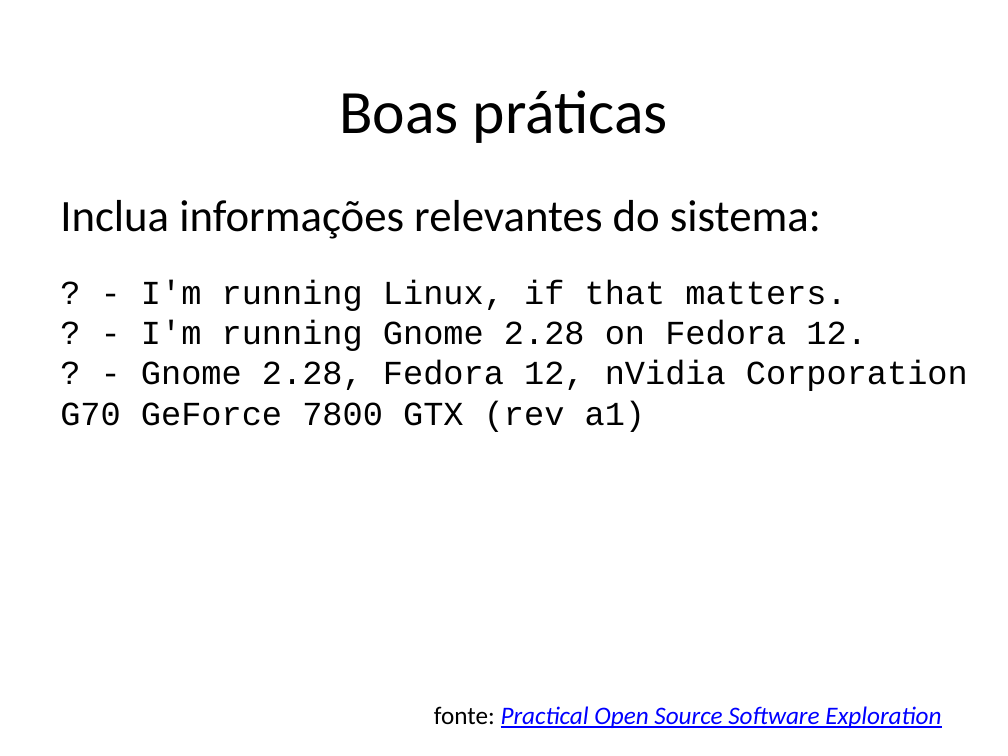
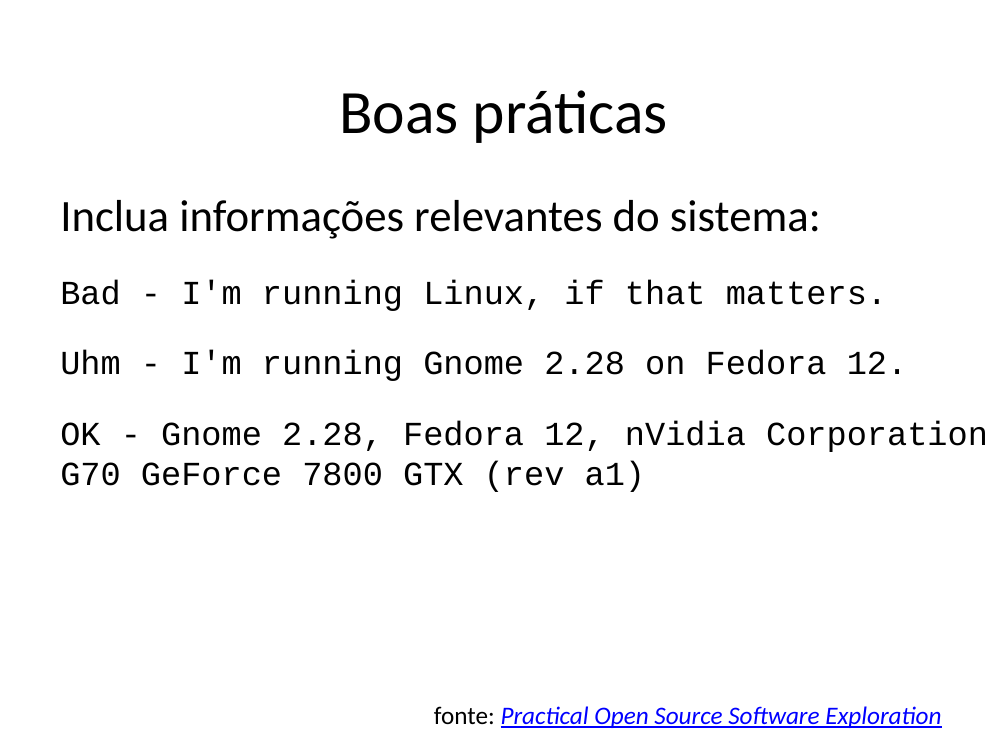
Before and after one commit to STAR-RG/testing-cin, a slide deck: slide 29 of slides.pptx (slide 28 before the commit). Drawn at 1008x756 pixels with LibreOffice and Linux fonts; fonts in the diff are those of the drawing. Boxes give left, top, right and bottom in pixels: in the first picture for what was removed or moved away, otherwise in the second. Text is boxed around its words. In the diff, an @@ line names an element or a change of style, - is before the commit and + after.

```diff
--- a/slides.pptx
+++ b/slides.pptx
@@ text at bbox=[60, 279, 988, 492]: text changed @@
-? - I'm running Linux, if that matters.
-? - I'm running Gnome 2.28 on Fedora 12.
-? - Gnome 2.28, Fedora 12, nVidia Corporation G70 GeForce 7800 GTX (rev a1)
+Bad - I'm running Linux, if that matters.
+Uhm - I'm running Gnome 2.28 on Fedora 12.
+OK - Gnome 2.28, Fedora 12, nVidia Corporation G70 GeForce 7800 GTX (rev a1)
```
Also in this commit, not shown: 8 other slides changed, 3 slides added, 3 slides removed.
